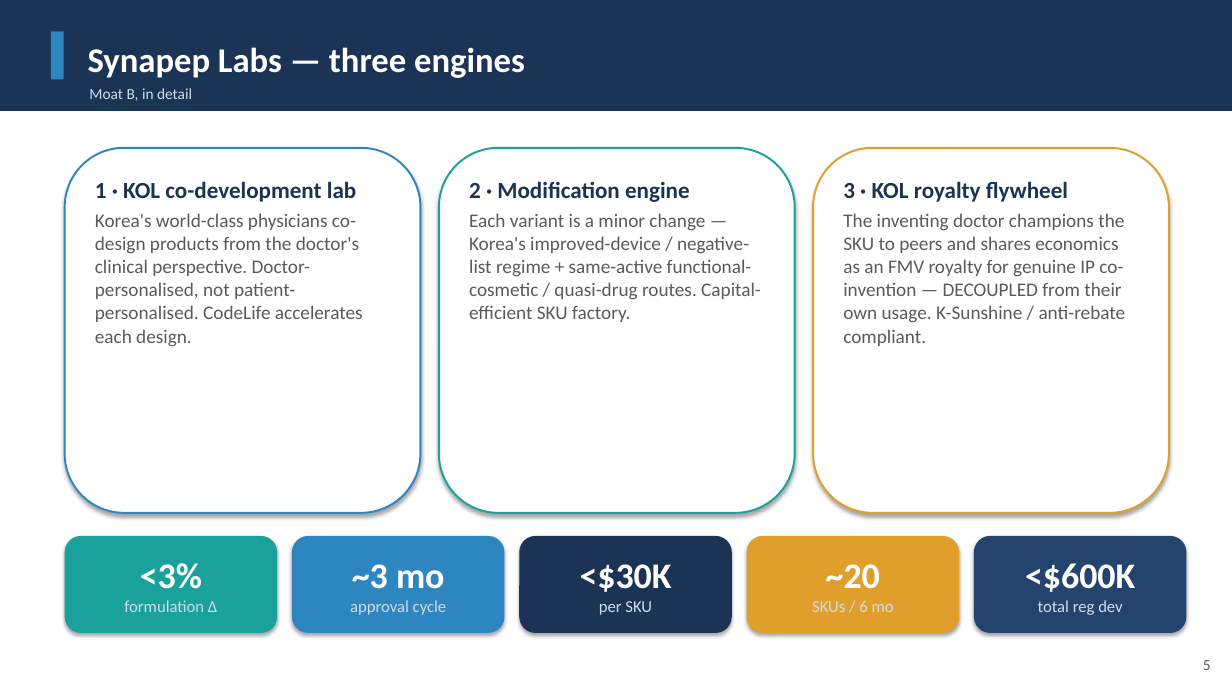
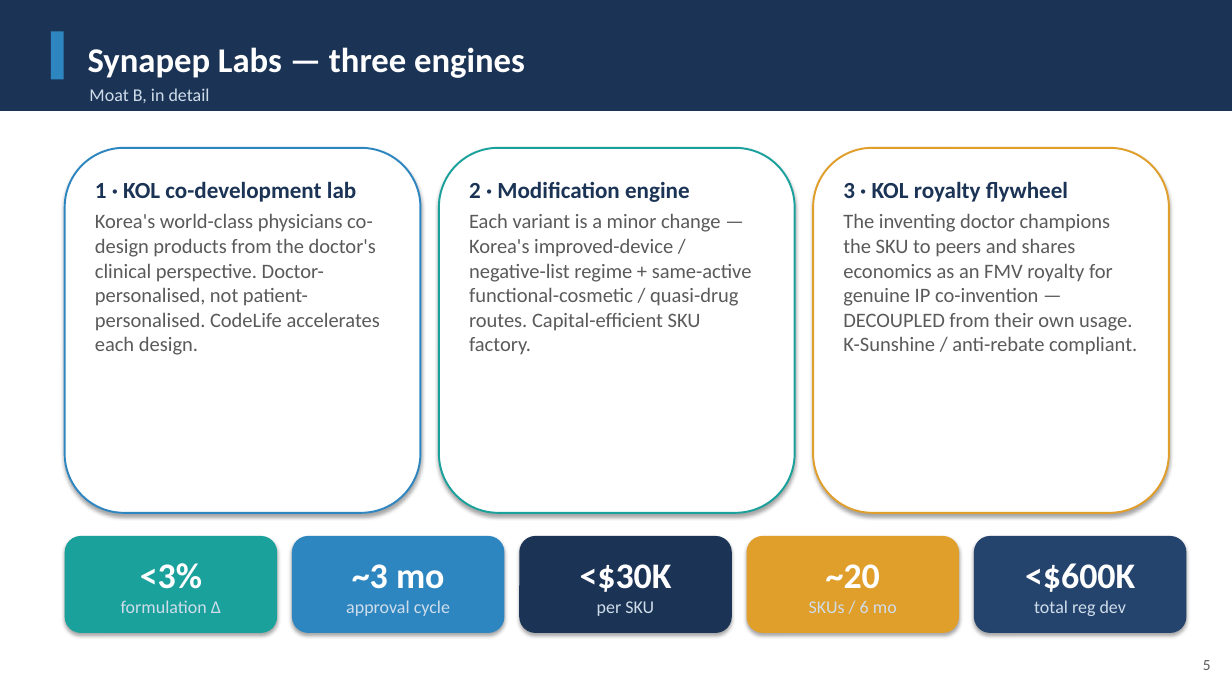
Before and after one commit to leicatam/gamification, a slide deck: slide 5 of synexo/Synapep_Investor_Deck.pptx. Drawn at 1232x693 pixels with LibreOffice and Linux fonts; fonts in the diff are those of the drawing. Boxes give left, top, right and bottom in pixels: in the first picture for what was removed or moved away, otherwise in the second. Text is boxed around its words. In the diff, an @@ line names an element or a change of style, - is before the commit and + after.

```diff
--- a/synexo/Synapep_Investor_Deck.pptx
+++ b/synexo/Synapep_Investor_Deck.pptx
@@ text "Moat B, in detail" at box(89, 88, 210, 103): size 12 to 14 pt @@
@@ text in rounded rectangle at box(95, 213, 380, 355): size 15 to 16 pt in "Korea's world-class physicians co-design products from the ..." @@
@@ text in rounded rectangle at box(469, 213, 752, 355): size 15 to 16 pt in "Each variant is a minor change — ..." @@
@@ text in rounded rectangle at box(843, 213, 1137, 355): size 15 to 16 pt in "The inventing doctor champions the SKU to ..." @@
@@ text in rounded rectangle at box(121, 600, 221, 613): size 13 to 14 pt in "formulation Δ" @@
@@ text in rounded rectangle at box(346, 600, 450, 616): size 13 to 14 pt in "approval cycle" @@
@@ text in rounded rectangle at box(597, 601, 654, 616): size 13 to 14 pt in "per SKU" @@
@@ text in rounded rectangle at box(809, 601, 897, 613): size 13 to 14 pt in "SKUs / 6 mo" @@
@@ text in rounded rectangle at box(1034, 600, 1126, 616): size 13 to 14 pt in "total reg dev" @@
```
Also in this commit, not shown: 15 other slides changed, 1 other file.
